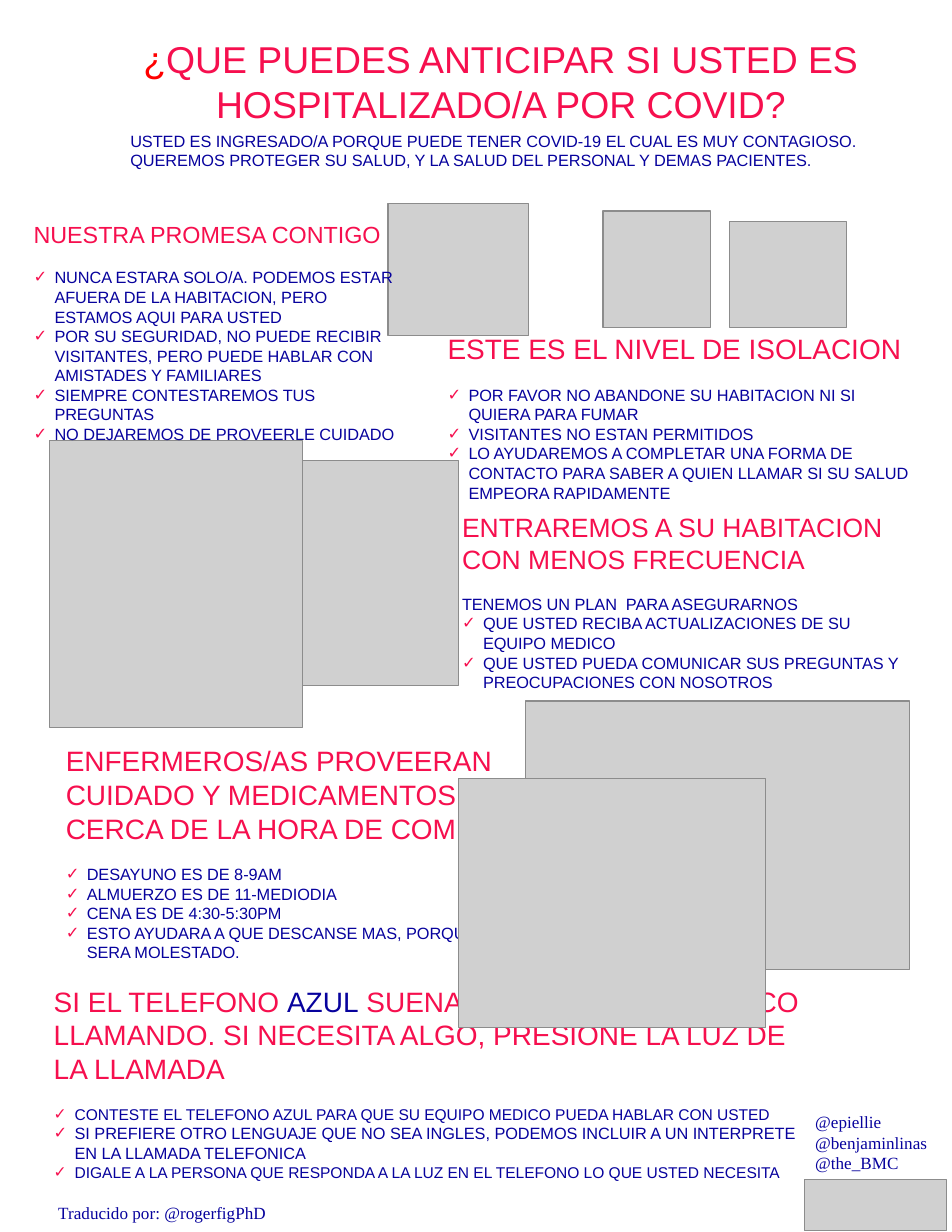
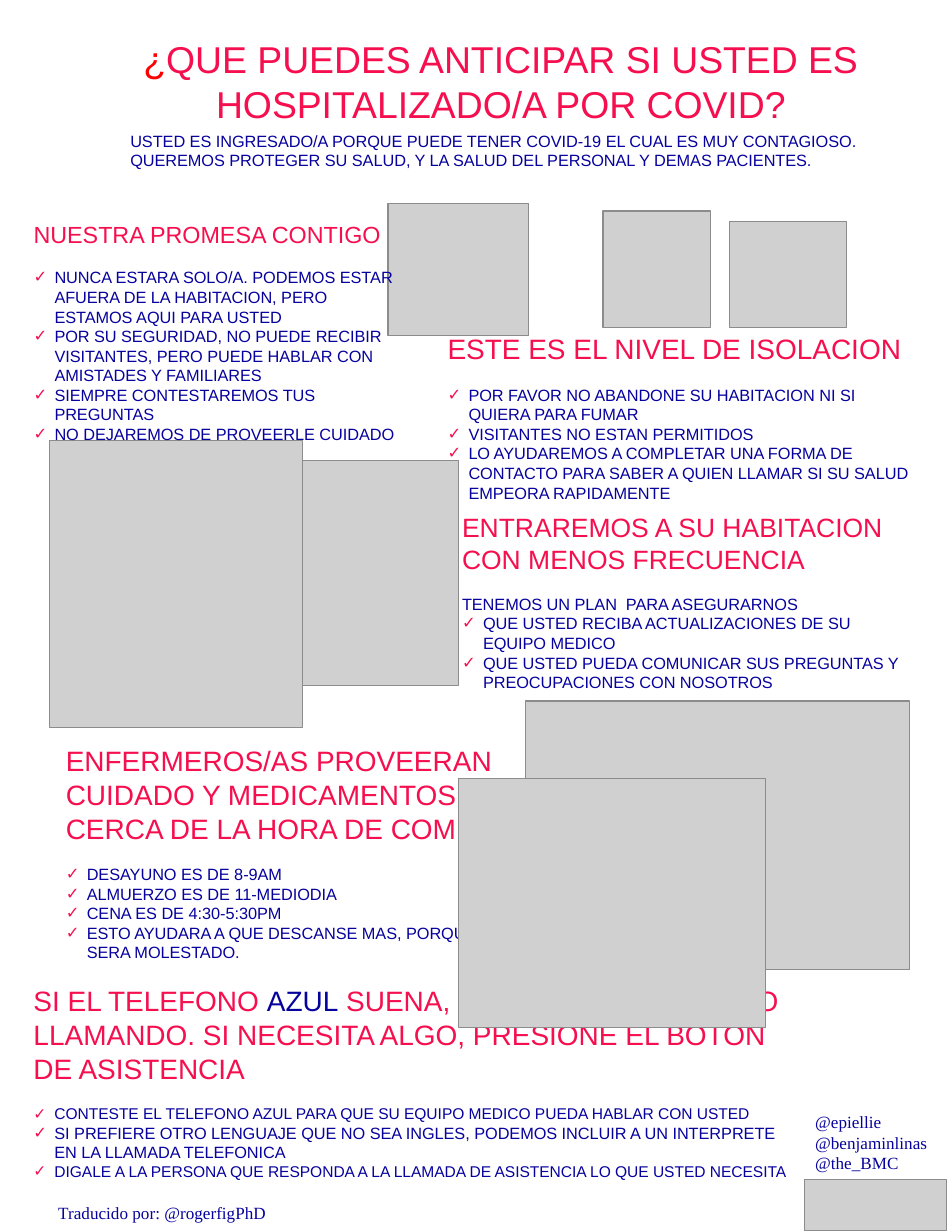
Before and after one commit to eleanormurray/COVID_19, a slide deck: slide 1 of Hospitalized/Hospitalized_SPANISH FINAL.pptx. Drawn at 952x1232 pixels with LibreOffice and Linux fonts; fonts in the diff are those of the drawing; grey boxes stand for pictures. Boxes give left, top, right and bottom in pixels: in the first picture for what was removed or moved away, otherwise in the second. Text is boxed around its words. In the diff, an @@ line names an element or a change of style, - is before the commit and + after.

```diff
--- a/Hospitalized/Hospitalized_SPANISH FINAL.pptx
+++ b/Hospitalized/Hospitalized_SPANISH FINAL.pptx
@@ text "SI EL TELEFONO AZUL SUENA, ...": place and size @@
-text "SI EL TELEFONO AZUL SUENA, ..." at bbox=[54, 990, 799, 1181]
+text "SI EL TELEFONO AZUL SUENA, ..." at bbox=[33, 990, 786, 1180]
@@ text at bbox=[33, 990, 778, 1080]: text changed @@
-SI EL TELEFONO AZUL SUENA, ES SU EQUIPO MEDICO LLAMANDO. SI NECESITA ALGO, PRESIONE LA LUZ DE LA LLAMADA
+SI EL TELEFONO AZUL SUENA, ES SU EQUIPO MEDICO LLAMANDO. SI NECESITA ALGO, PRESIONE EL BOTON DE ASISTENCIA
@@ text at bbox=[54, 1166, 786, 1180]: text changed @@
-✓ DIGALE A LA PERSONA QUE RESPONDA A LA LUZ EN EL TELEFONO LO QUE USTED NECESITA
+✓ DIGALE A LA PERSONA QUE RESPONDA A LA LLAMADA DE ASISTENCIA LO QUE USTED NECESITA
```
Also in this commit, not shown: 6 other files.
